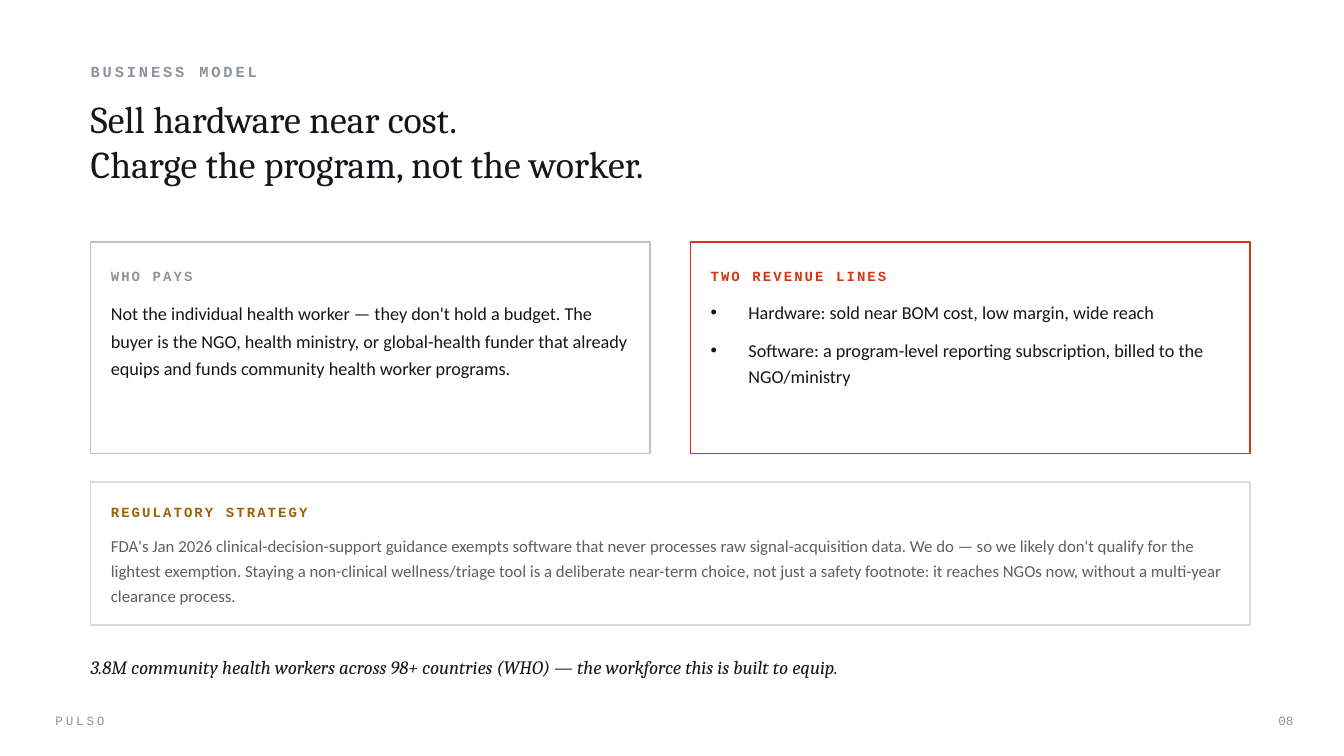
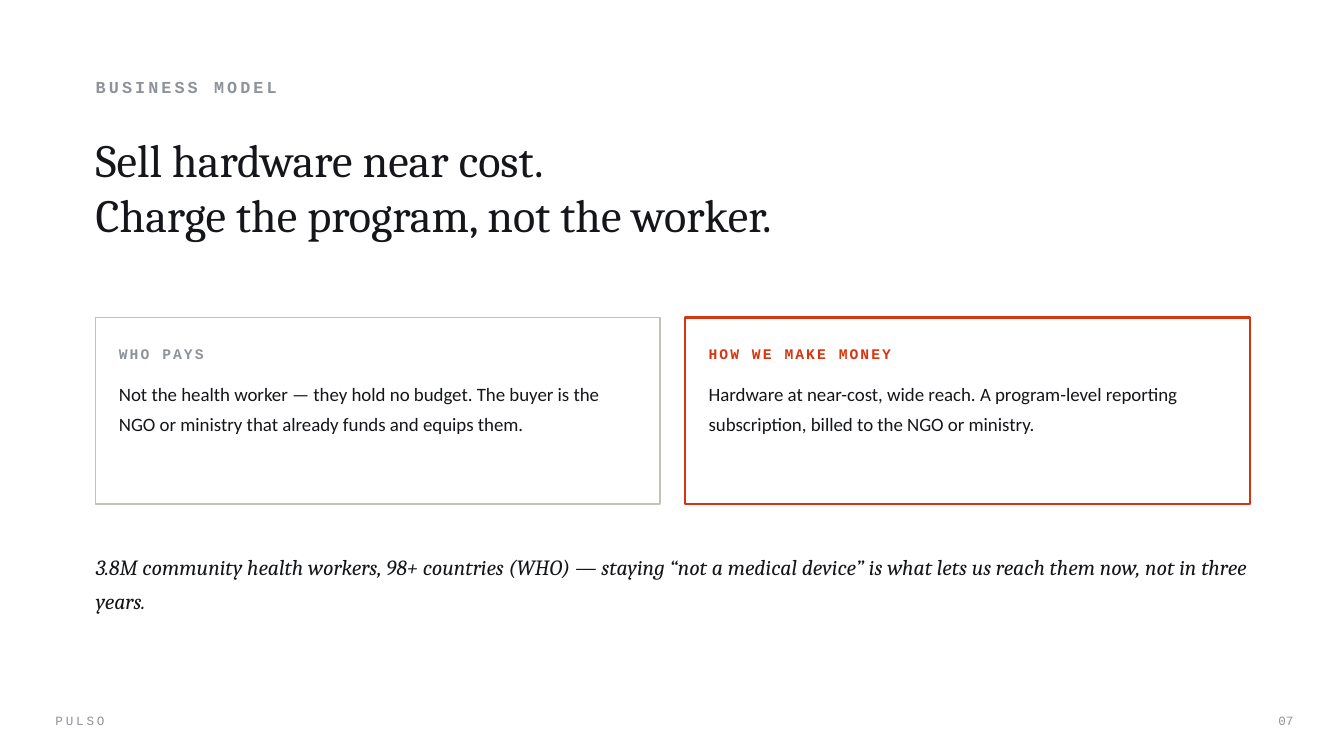
Before and after one commit to Davuddevelop/Pulso, a slide deck: slide 7 of presentation/Pulso_Pitch_Deck.pptx (slide 8 before the commit). Drawn at 1344x756 pixels with LibreOffice and Linux fonts; fonts in the diff are those of the drawing; background and template pictures are left out. Boxes give left, top, right and bottom in pixels: in the first picture for what was removed or moved away, otherwise in the second. Text is boxed around its words. In the diff, an @@ line names an element or a change of style, - is before the commit and + after.

```diff
--- a/presentation/Pulso_Pitch_Deck.pptx
+++ b/presentation/Pulso_Pitch_Deck.pptx
@@ text "BUSINESS MODEL": place and size @@
-text "BUSINESS MODEL" at [91, 67, 257, 77]
+text "BUSINESS MODEL" at [96, 82, 277, 93]
@@ text "BUSINESS MODEL" at [96, 82, 277, 93]: size 11 to 12 pt, letter spacing 2 to 2.2 pt @@
@@ text "Sell hardware near cost.": place and size @@
-text "Sell hardware near cost." at [91, 106, 644, 187]
+text "Sell hardware near cost." at [96, 145, 772, 242]
@@ text "Sell hardware near cost." at [96, 145, 772, 242]: size 27 to 33 pt @@
@@ text removed at [711, 271, 886, 281] @@
-TWO REVENUE LINES
@@ rectangle: place and size @@
-rectangle at [91, 242, 650, 454]
+rectangle at [96, 318, 660, 504]
@@ rectangle: place and size @@
-rectangle at [691, 242, 1250, 454]
+rectangle at [686, 318, 1250, 504]
@@ rectangle at [686, 318, 1250, 504]: outline #D6360F 1 pt to #D6360F 1.5 pt @@
@@ text "WHO PAYS": place and size @@
-text "WHO PAYS" at [111, 272, 193, 281]
+text "WHO PAYS" at [119, 349, 203, 359]
@@ text "WHO PAYS" at [119, 349, 203, 359]: size 10 to 10.5 pt @@
@@ text added at [709, 349, 891, 359], 10.5 pt, text #D6360F, bold @@
+HOW WE MAKE MONEY
@@ text at [119, 388, 600, 434]: text changed; size 13 to 13.5 pt @@
-Not the individual health worker — they don't hold a budget. The buyer is the NGO, health ministry, or global-health funder that already equips and funds community health worker programs.
+Not the health worker — they hold no budget. The buyer is the NGO or ministry that already funds and equips them.
@@ text at [709, 388, 1177, 434]: text changed; size 13 to 13.5 pt @@
-• Hardware: sold near BOM cost, low margin, wide reach
-• Software: a program-level reporting subscription, billed to the NGO/ministry
+Hardware at near-cost, wide reach. A program-level reporting subscription, billed to the NGO or ministry.
@@ rectangle removed at [91, 482, 1250, 625] @@
@@ text removed at [111, 507, 308, 517] @@
-REGULATORY STRATEGY
@@ text at [96, 559, 1246, 614]: text changed; size 13.5 to 15.5 pt @@
-3.8M community health workers across 98+ countries (WHO) — the workforce this is built to equip.
+3.8M community health workers, 98+ countries (WHO) — staying “not a medical device” is what lets us reach them now, not in three years.
@@ text removed at [111, 540, 1221, 605] @@
-FDA's Jan 2026 clinical-decision-support guidance exempts software that never processes raw signal-acquisition data. We do — so we likely don't qualify for the lightest exemption. Staying a non-clinical wellness/triage tool is a deliberate near-term choice, not just a safety footnote: it reaches NGOs now, without a multi-year clearance process.
@@ text at [1278, 716, 1293, 725]: text changed @@
-08
+07
```
Also in this commit, not shown: 7 other slides changed, 2 slides added, 3 slides removed.
